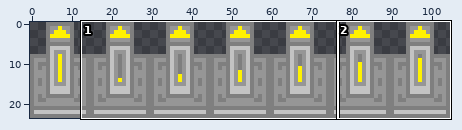
Sprite sheet, stored at texturepacker/input/pedestal_stone.png. Above: a wide view before the commit, with the close-up outlined.
Close-up. Earlier state:
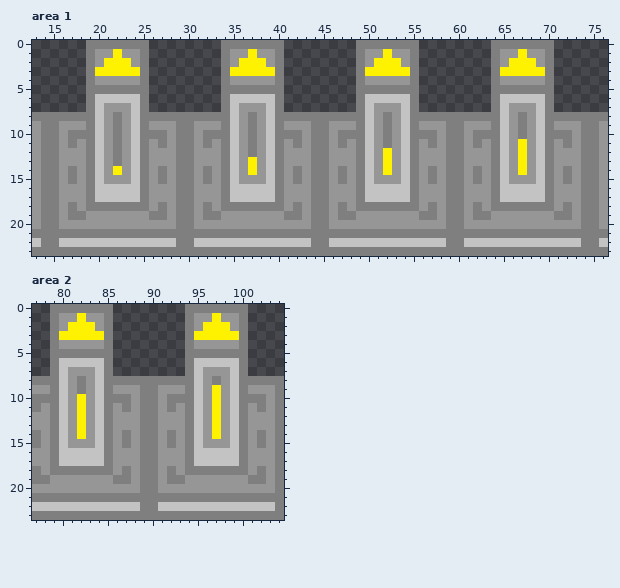
The file is 105x24 pixels. Shown: area 1: x 13..76, y 0..23; area 2: x 77..104, y 0..23.
Once edited:
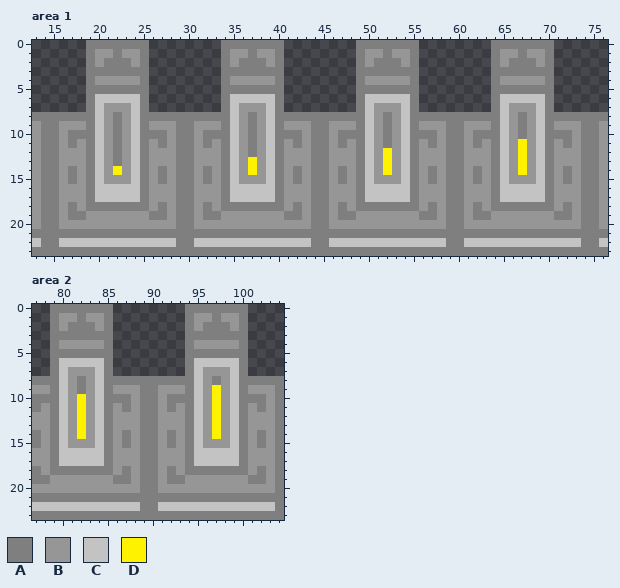
Palette (. is transparent): A #7f7f7f  B #969696  C #c3c3c3  D #fff200
From old to new:
Area 1:
Colour A replaces colour D in row 1 at x 22, 37, 52 and 67; in row 2 at x 21 to 23, 36 to 38, 51 to 53 and 66 to 68; in row 3 at x 20 to 24, 35 to 39, 50 to 54 and 65 to 69.
Area 2:
Colour A replaces colour D in row 1 at x 82 and 97; in row 2 at x 81 to 83 and 96 to 98; in row 3 at x 80 to 84 and 95 to 99.
Changed places in both close-ups, as pixel boxes (x1, y1, x2, y2):
changed: (95, 49, 140, 76)
changed: (230, 49, 275, 76)
changed: (365, 49, 410, 76)
changed: (500, 49, 545, 76)
changed: (59, 313, 104, 340)
changed: (194, 313, 239, 340)
